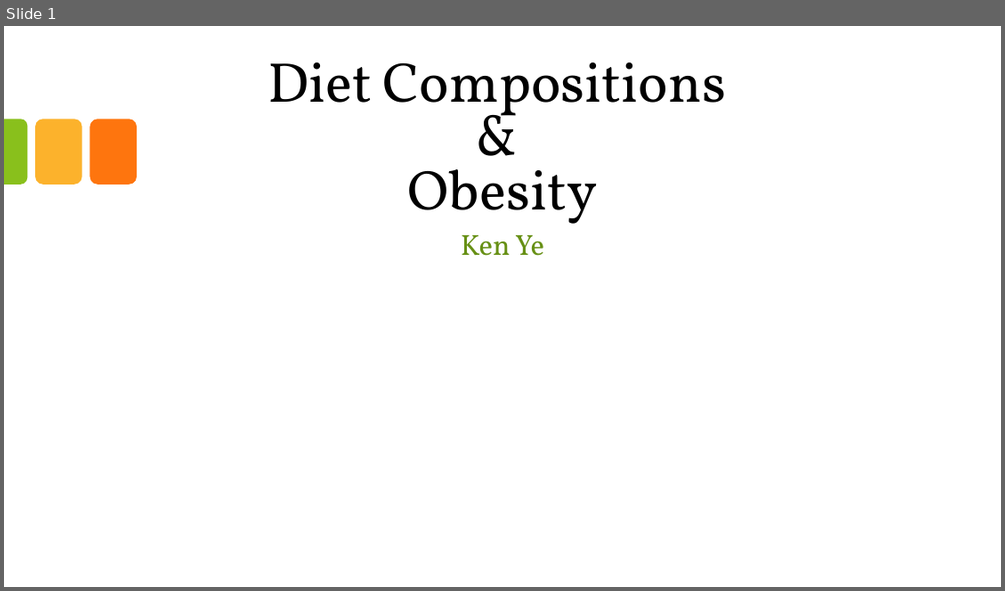
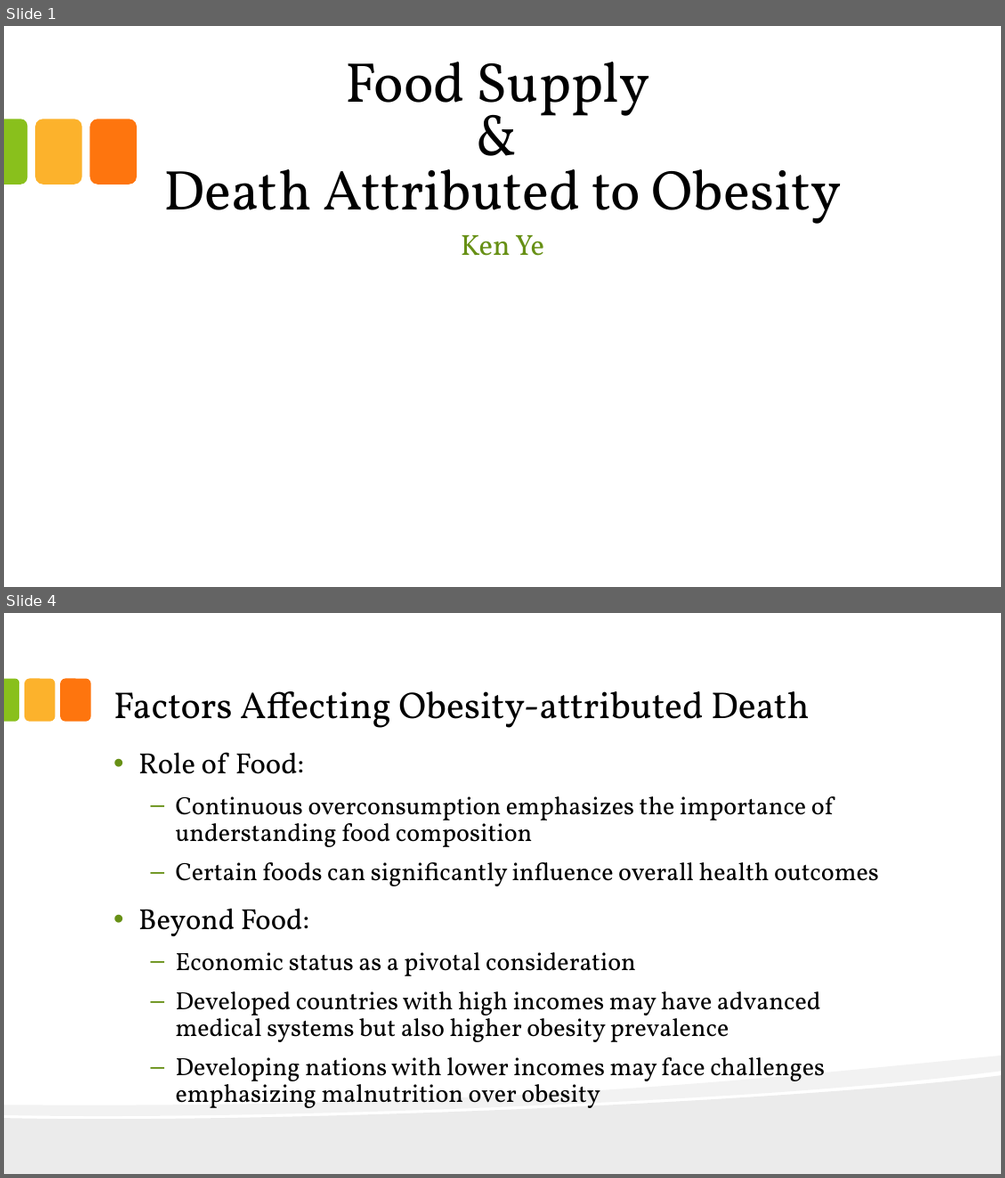
Before and after one commit to KenYe23/Diet-Compositions-and-Obesity, a slide deck: Food Supply and Death Attributed to Obesity.pptx. Shown one above the other, each under a label of ours: slide 1 before the commit, slides 1 and 4 after it; the slides between them are not shown. The pictures are 1005x591 and 1005x1178 pixels, drawn with LibreOffice and Linux fonts; fonts in the diff are those of the drawing; background and template pictures are left out. Boxes give left, top, right and bottom in pixels: in the first picture for what was removed or moved away, otherwise in the second. Text is boxed around its words. In the diff, an @@ line names an element or a change of style, - is before the commit and + after.

```diff
--- a/Food Supply and Death Attributed to Obesity.pptx
+++ b/Food Supply and Death Attributed to Obesity.pptx
@@ slide 4 added at [4,613,1001,1174], background #FFFFFF @@
@@ round same rect added at [4,679,20,722], fill #89C01C @@
@@ rounded rectangle added at [24,679,55,722], fill #FCB22C @@
@@ rounded rectangle added at [60,679,90,722], fill #FE750E @@
@@ title added at [113,691,809,728], 36 pt, text #000000 @@
+Factors Affecting Obesity-attributed Death
@@ text added at [138,752,879,1108], 24 pt, text #000000 @@
+• Role of Food:
+  – Continuous overconsumption emphasizes the importance of understanding food composition
+  – Certain foods can significantly influence overall health outcomes
+• Beyond Food:
+  – Economic status as a pivotal consideration
+  – Developed countries with high incomes may have advanced medical systems but also higher obesity prevalence
+  – Developing nations with lower incomes may face challenges emphasizing malnutrition over obesity
@@ freeform shape added at [4,1055,1001,1174], fill #000000 at 5% opacity @@
@@ freeform shape added at [4,1076,1001,1174], fill #000000 at 8% opacity @@
@@ slide 1 changed as well @@
@@ title at [164,62,841,224]: text changed @@
-Diet Compositions
-&
-Obesity
+Food Supply
+&
+Death Attributed to Obesity
```
Also in this commit, not shown: 26 other slides added, 6 slides removed, 6 other files.
